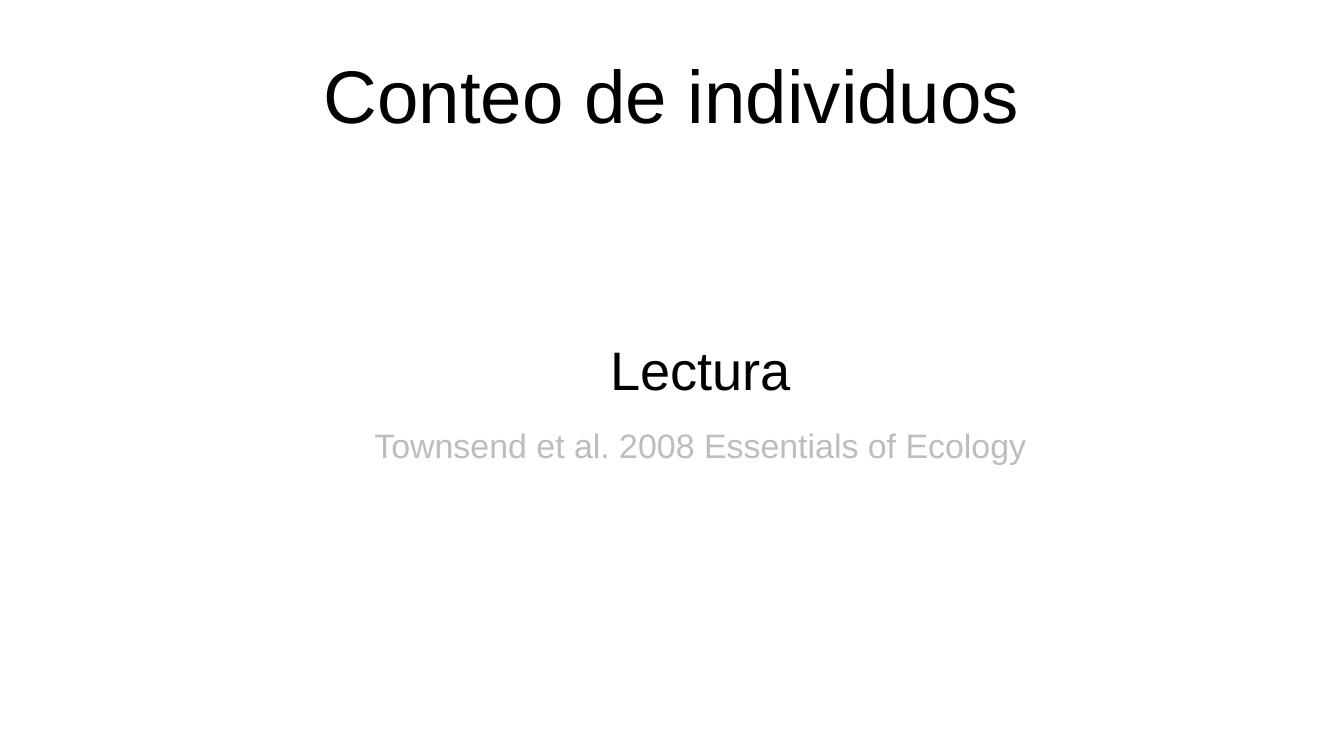
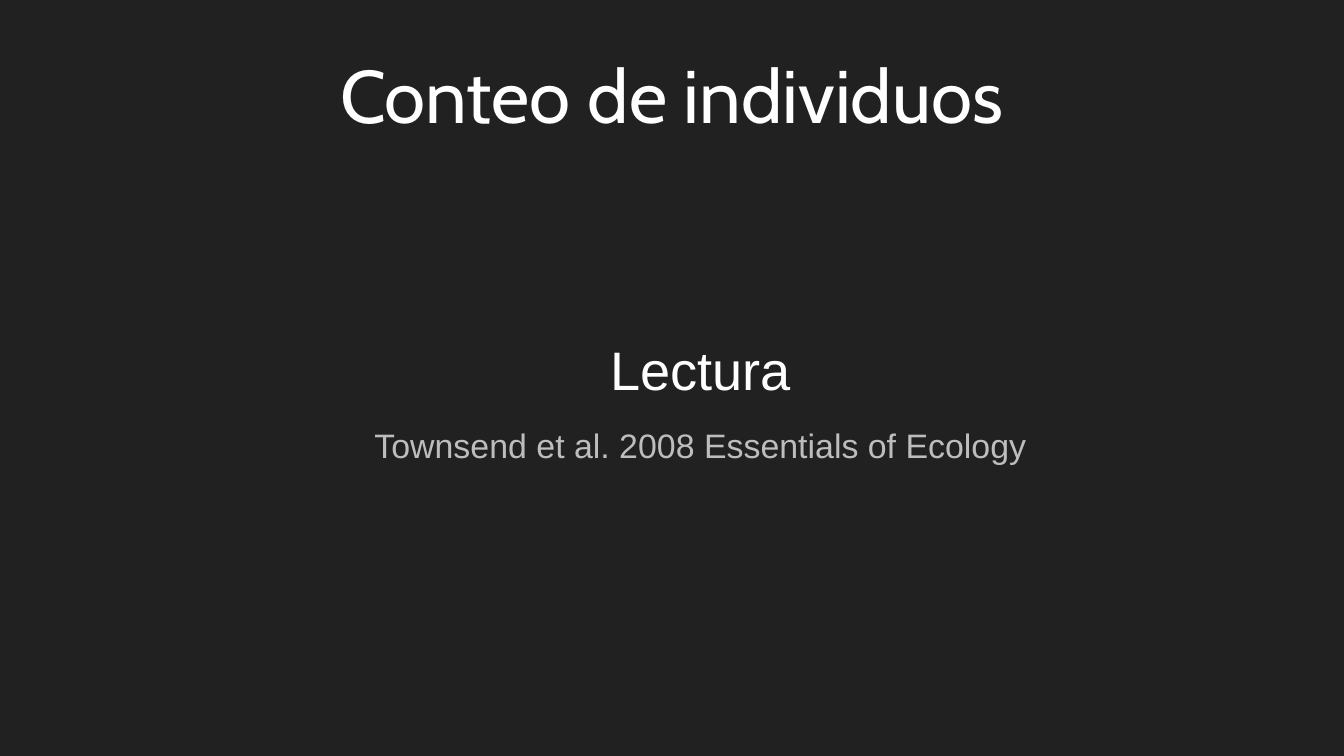
Before and after one commit to gerardommc/Ecologia-poblaciones, a slide deck: slide 12 of Unidad-1/Individuos.odp. Drawn at 1344x756 pixels with LibreOffice and Linux fonts; fonts in the diff are those of the drawing. Boxes give left, top, right and bottom in pixels: in the first picture for what was removed or moved away, otherwise in the second. Text is boxed around its words. In the diff, an @@ line names an element or a change of style, - is before the commit and + after.

Commit message:
Individuos 3

```diff
--- a/Unidad-1/Individuos.odp
+++ b/Unidad-1/Individuos.odp
@@ background #FFFFFF to #212121 @@
@@ title "Conteo de individuos" at [340, 67, 1003, 124]: font Arial to Cabin, text colour #000000 to #FFFFFF @@
@@ text at [610, 352, 791, 391]: text colour #000000 to #FFFFFF in "Lectura" @@
```
Also in this commit, not shown: 12 other slides changed, 2 other files.
